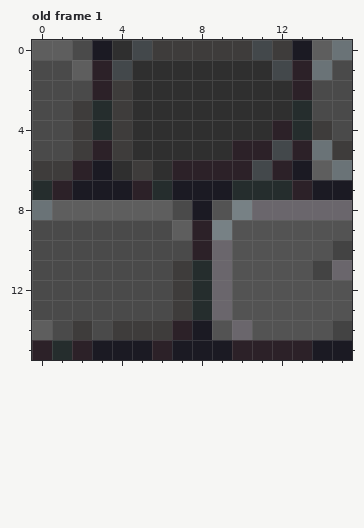
Two states of a pixel-art file, Aseprite/brick-1.aseprite. Above is the file before it was changed.
16x16 pixels, 2 frames. Colours within 5 levels of each other are drawn and written as one. Shown: old frame 1. The commit also changed other frames, which this record leaves out.
And afterwards:
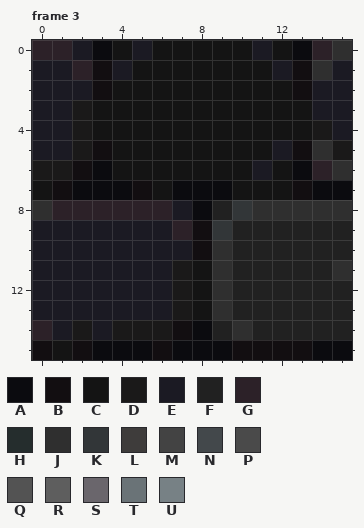
Palette (. is transparent): A #0b0b0f  B #120e11  C #141414  D #1a1919  E #1b1a23  F #212121  G #2c2128  H #252d2d  J #2f2f2f  K #323638  L #3e3c3b  M #434343  N #43484b  P #4a4a4a  Q #535353  R #5e5e5e  S #6a666c  T #6a7377  U #778185
A new or re-ordered frame is compared with the old frame closest to it.
Changes in this commit:
frames 2 -> 4
Changed rows in their new state; - is an unchanged pixel.
Frame 3 is new; against old frame 1:
first column x 0:
 0 GGEACECCCCCECAGJ
 1 EEGBECCCCCCCEBJE
 2 EEEBCCCCCCCCCBEE
 3 EEDCCCCCCCCCCCEE
 4 EEDCCCCCCCCCCCDE
 5 EEDBCCCCCCCCEBJD
 6 DDBACCCCCCCECAGJ
 7 CBAAABCAAACCCBAA
 8 JGGGGGGEAFKJJJJJ
 9 EEEEEEEGBKFFFFFF
10 EEEEEEEEBJFFFFFF
11 EEEEEEEDCJFFFFFJ
12 EEEEEEEDCJFFFFFF
13 EEEEEEEDCJFFFFFF
14 GEDEDDDBAFJFFFFF
15 BCBAAABAAABBBBAA
